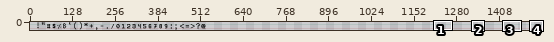
File history of a pixel-art file, assets/simplefont.aseprite. Above, an overview of the earlier version with the close-up marked.
Close-up. Before:
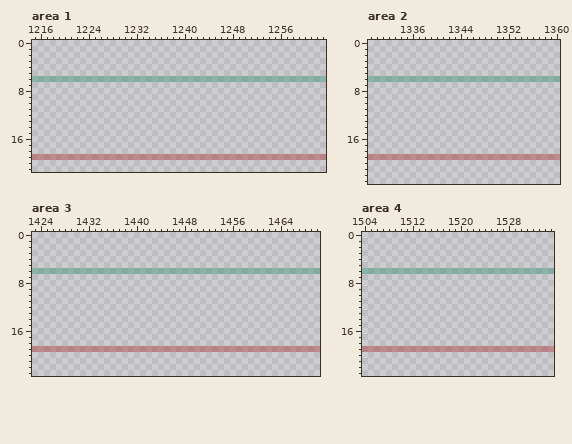
1536x24 pixels, 1 frame. Shown: area 1: x 1215..1263, y 0..21; area 2: x 1329..1360, y 0..23; area 3: x 1423..1470, y 0..23; area 4: x 1504..1535, y 0..23. The commit also changed other parts of the picture, which this record leaves out.
Now the later version:
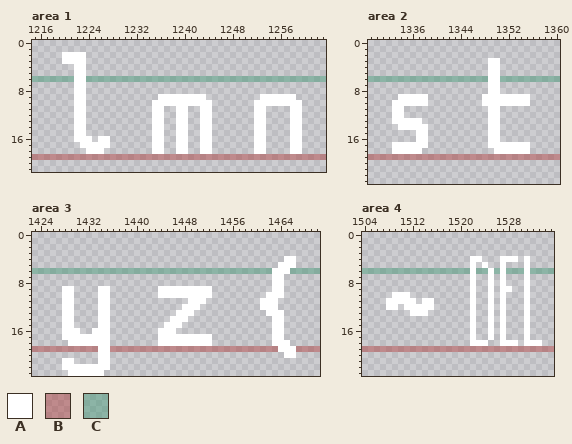
Palette (. is transparent): A #ffffff  B #ac32326e  C #37946e6e
The exact change:
Area 1, layer "Layer 2":
y 2..3: x 1220..1223 .... -> AAAA
y 4..5: x 1222..1223 .. -> AA
y 6: x 1222..1223 CC -> AA
y 7..8: x 1222..1223 .. -> AA
y 9: x 1222..1223 .. -> AA; x 1236..1243 ........ -> AAAAAAAA; x 1253..1258 ...... -> AAAAAA
y 10: x 1222..1223 .. -> AA; x 1235..1244 .......... -> AAAAAAAAAA; x 1252..1259 ........ -> AAAAAAAA
y 11..15: x 1222..1223 .. -> AA; x 1235..1236 .. -> AA; x 1239..1240 .. -> AA; x 1243..1244 .. -> AA; x 1252..1253 .. -> AA; x 1258..1259 .. -> AA
y 16: x 1222..1224 ... -> AAA; x 1226..1227 .. -> AA; x 1235..1236 .. -> AA; x 1239..1240 .. -> AA; x 1243..1244 .. -> AA; x 1252..1253 .. -> AA; x 1258..1259 .. -> AA
y 17: x 1223..1227 ..... -> AAAAA; x 1235..1236 .. -> AA; x 1239..1240 .. -> AA; x 1243..1244 .. -> AA; x 1252..1253 .. -> AA; x 1258..1259 .. -> AA
y 18: x 1224..1226 ... -> AAA; x 1235..1236 .. -> AA; x 1239..1240 .. -> AA; x 1243..1244 .. -> AA; x 1252..1253 .. -> AA; x 1258..1259 .. -> AA
Area 2, layer "Layer 2":
y 3..5: x 1349..1350 .. -> AA
y 6: x 1349..1350 CC -> AA
y 7..8: x 1349..1350 .. -> AA
y 9: x 1334..1338 ..... -> AAAAA; x 1348..1355 ........ -> AAAAAAAA
y 10: x 1333..1338 ...... -> AAAAAA; x 1348..1355 ........ -> AAAAAAAA
y 11..12: x 1333..1334 .. -> AA; x 1349..1350 .. -> AA
y 13: x 1333..1337 ..... -> AAAAA; x 1349..1350 .. -> AA
y 14: x 1334..1338 ..... -> AAAAA; x 1349..1350 .. -> AA
y 15..16: x 1337..1338 .. -> AA; x 1349..1350 .. -> AA
y 17: x 1333..1338 ...... -> AAAAAA; x 1349..1355 ....... -> AAAAAAA
y 18: x 1333..1337 ..... -> AAAAA; x 1350..1355 ...... -> AAAAAA
Area 3, layer "Layer 2":
y 4: x 1465..1466 .. -> AA
y 5: x 1464..1466 ... -> AAA
y 6: x 1463..1465 CCC -> AAA
y 7..8: x 1463..1464 .. -> AA
y 9: x 1428..1429 .. -> AA; x 1434..1435 .. -> AA; x 1444..1452 ......... -> AAAAAAAAA; x 1463..1464 .. -> AA
y 10: x 1428..1429 .. -> AA; x 1434..1435 .. -> AA; x 1444..1452 ......... -> AAAAAAAAA; x 1462..1464 ... -> AAA
y 11: x 1428..1429 .. -> AA; x 1434..1435 .. -> AA; x 1449..1451 ... -> AAA; x 1461..1463 ... -> AAA
y 12: x 1428..1429 .. -> AA; x 1434..1435 .. -> AA; x 1448..1450 ... -> AAA; x 1461..1463 ... -> AAA
y 13: x 1428..1429 .. -> AA; x 1434..1435 .. -> AA; x 1447..1449 ... -> AAA; x 1462..1464 ... -> AAA
y 14: x 1428..1429 .. -> AA; x 1434..1435 .. -> AA; x 1446..1448 ... -> AAA; x 1463..1464 .. -> AA
y 15: x 1428..1429 .. -> AA; x 1434..1435 .. -> AA; x 1445..1447 ... -> AAA; x 1463..1464 .. -> AA
y 16: x 1428..1430 ... -> AAA; x 1433..1435 ... -> AAA; x 1444..1446 ... -> AAA; x 1463..1464 .. -> AA
y 17: x 1428..1435 ........ -> AAAAAAAA; x 1444..1452 ......... -> AAAAAAAAA; x 1463..1464 .. -> AA
y 18: x 1429..1435 ....... -> AAAAAAA; x 1444..1452 ......... -> AAAAAAAAA; x 1463..1465 ... -> AAA
y 19: x 1434..1435 BB -> AA; x 1464..1466 BBB -> AAA
y 20: x 1434..1435 .. -> AA; x 1465..1466 .. -> AA
y 21: x 1428..1429 .. -> AA; x 1434..1435 .. -> AA
y 22: x 1428..1435 ........ -> AAAAAAAA
y 23: x 1429..1434 ...... -> AAAAAA
Area 4, layer "Layer 2":
y 4: x 1522..1523 .. -> AA; x 1527..1529 ... -> AAA; x 1531 . -> A
y 5: x 1522 . -> A; x 1524 . -> A; x 1527 . -> A; x 1531 . -> A
y 6: x 1522 C -> A; x 1525 C -> A; x 1527 C -> A; x 1531 C -> A
y 7..8: x 1522 . -> A; x 1525 . -> A; x 1527 . -> A; x 1531 . -> A
y 9: x 1522 . -> A; x 1525 . -> A; x 1527..1528 .. -> AA; x 1531 . -> A
y 10: x 1509..1511 ... -> AAA; x 1522 . -> A; x 1525 . -> A; x 1527 . -> A; x 1531 . -> A
y 11: x 1508..1512 ..... -> AAAAA; x 1514..1515 .. -> AA; x 1522 . -> A; x 1525 . -> A; x 1527 . -> A; x 1531 . -> A
y 12: x 1508..1509 .. -> AA; x 1511..1515 ..... -> AAAAA; x 1522 . -> A; x 1525 . -> A; x 1527 . -> A; x 1531 . -> A
y 13: x 1512..1514 ... -> AAA; x 1522 . -> A; x 1525 . -> A; x 1527 . -> A; x 1531 . -> A
y 14..17: x 1522 . -> A; x 1525 . -> A; x 1527 . -> A; x 1531 . -> A
y 18: x 1522..1524 ... -> AAA; x 1527..1529 ... -> AAA; x 1531..1533 ... -> AAA
